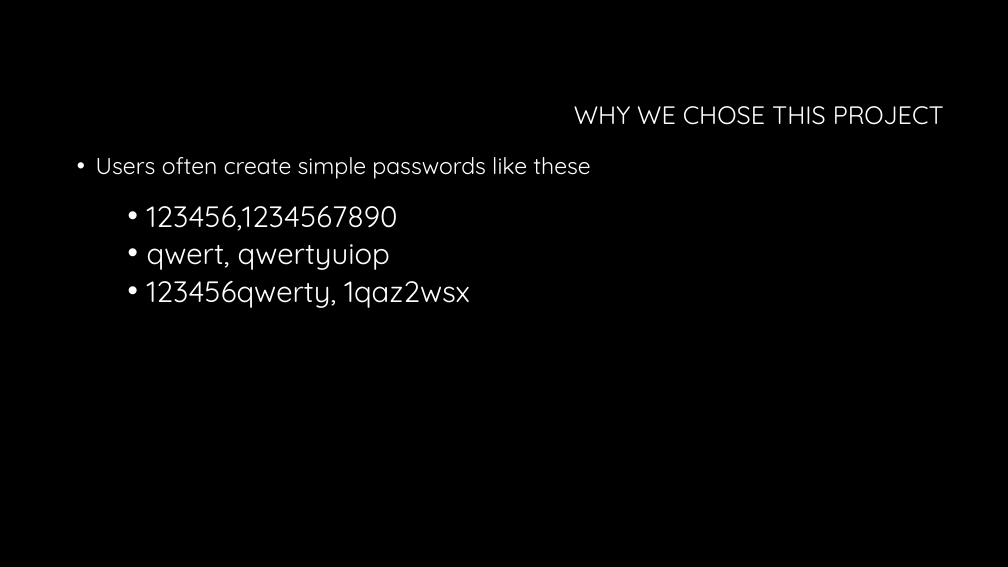
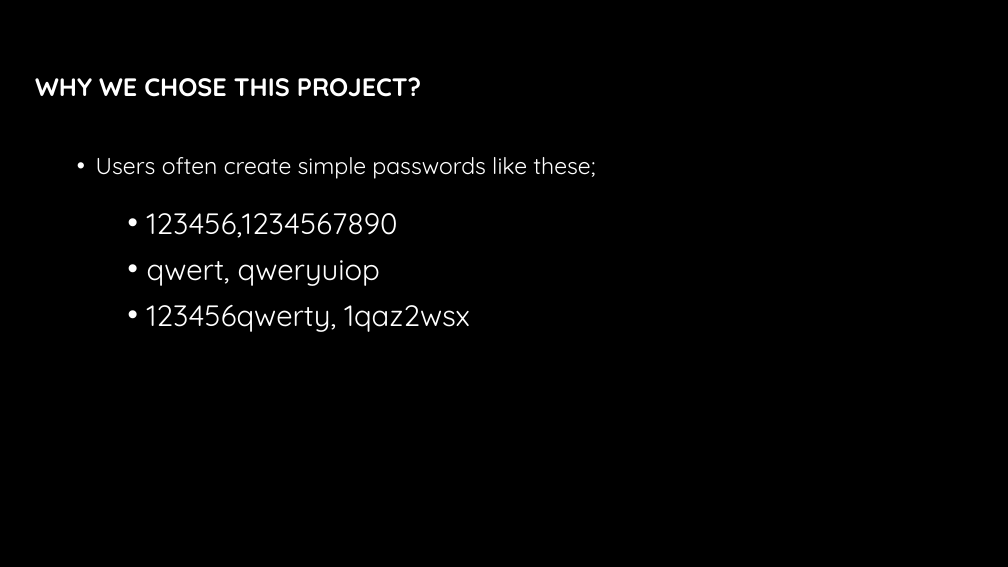
Before and after one commit to Steven-lei/Password-Generator, a slide deck: slide 7 of document/Presentation Password Generator.pptx (slide 6 before the commit). Drawn at 1008x567 pixels with LibreOffice and Linux fonts; fonts in the diff are those of the drawing; background and template pictures are left out. Boxes give left, top, right and bottom in pixels: in the first picture for what was removed or moved away, otherwise in the second. Text is boxed around its words. In the diff, an @@ line names an element or a change of style, - is before the commit and + after.

```diff
--- a/document/Presentation Password Generator.pptx
+++ b/document/Presentation Password Generator.pptx
@@ title at box(35, 77, 421, 97): text changed; bold on @@
-WHY WE CHOSE THIS PROJECT
+WHY WE CHOSE THIS PROJECT?
@@ text at box(96, 157, 595, 179): text changed @@
-• Users often create simple passwords like these
+• Users often create simple passwords like these;
@@ text at box(147, 213, 398, 238): line spacing 0.8 to 1 @@
@@ text at box(147, 260, 470, 332): paragraphs added @@
+• qwert, qweryuiop
+• 123456qwerty, 1qaz2wsx
@@ text removed at box(147, 244, 390, 270) @@
-• qwert, qwertyuiop
@@ text removed at box(147, 281, 470, 308) @@
-• 123456qwerty, 1qaz2wsx
```
Also in this commit, not shown: 12 other slides changed, 1 slide added.
